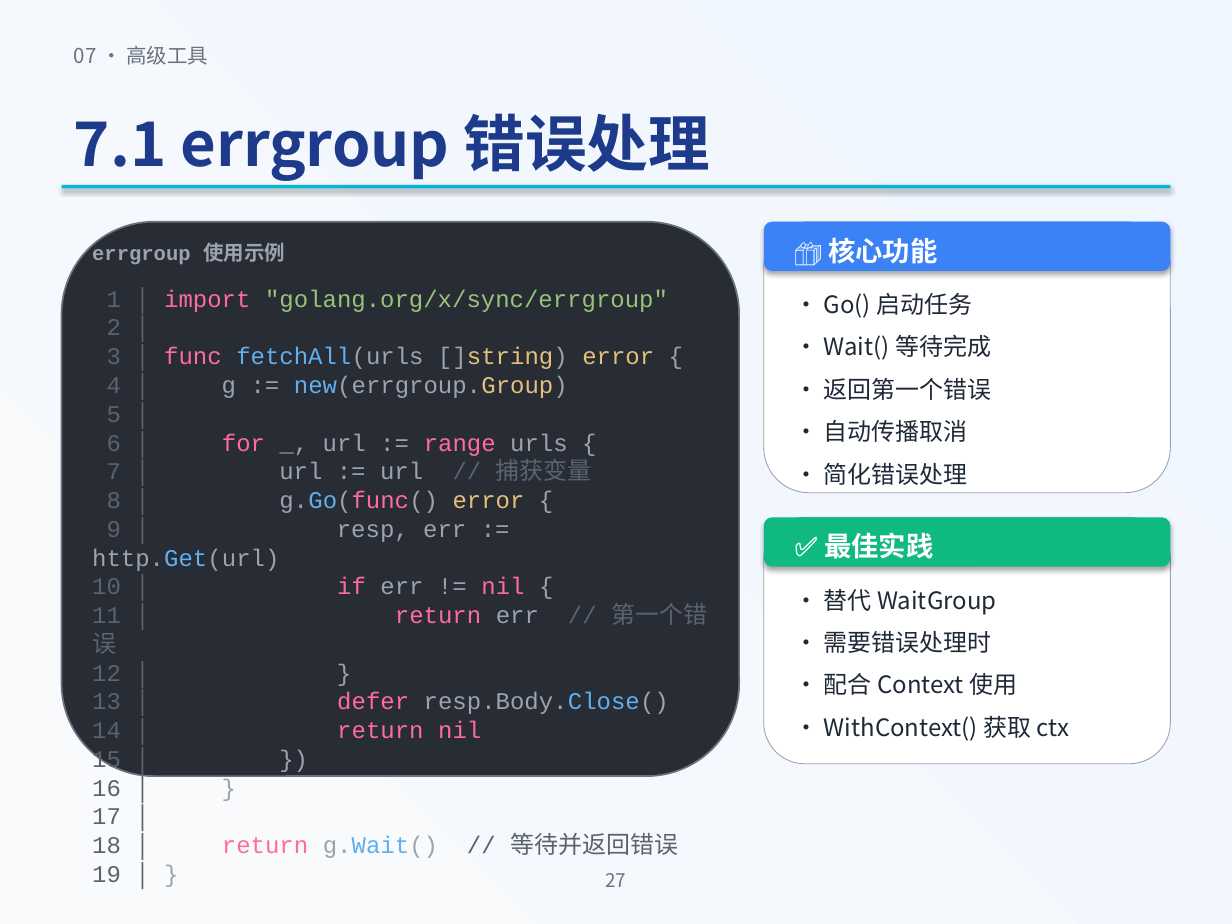
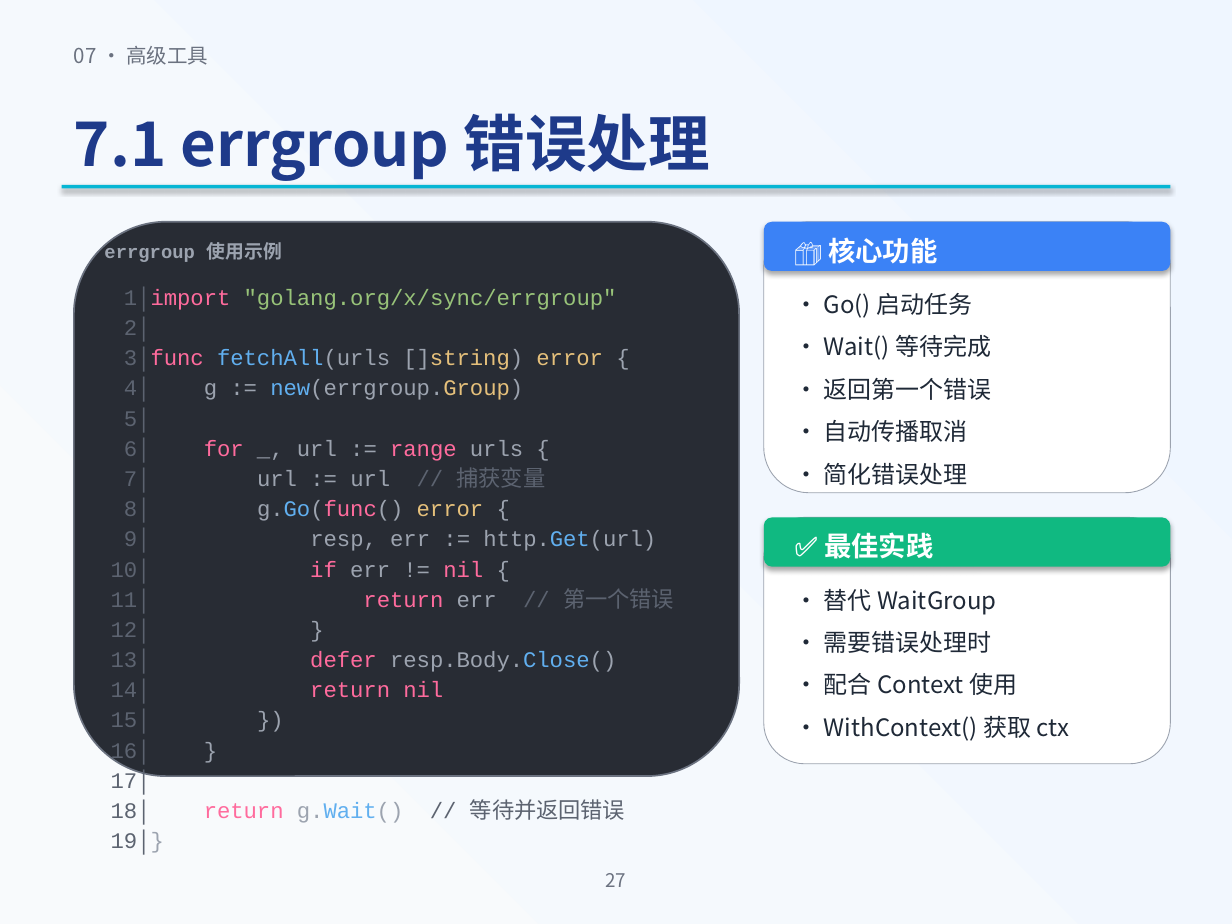
Before and after one commit to baiwangea/go-study, a slide deck: slide 21 of 03-go-concurrency/Go并发编程课程.pptx. Drawn at 1232x924 pixels with LibreOffice and Linux fonts; fonts in the diff are those of the drawing. Boxes give left, top, right and bottom in pixels: in the first picture for what was removed or moved away, otherwise in the second. Text is boxed around its words. In the diff, an @@ line names an element or a change of style, - is before the commit and + after.

```diff
--- a/03-go-concurrency/Go并发编程课程.pptx
+++ b/03-go-concurrency/Go并发编程课程.pptx
@@ rounded rectangle: place and size @@
-rounded rectangle at [62, 222, 739, 776]
+rounded rectangle at [74, 222, 739, 776]
@@ text "errgroup 使用示例": place and size @@
-text "errgroup 使用示例" at [92, 243, 285, 264]
+text "errgroup 使用示例" at [104, 242, 281, 262]
@@ text "errgroup 使用示例" at [104, 242, 281, 262]: size 12 to 11 pt @@
@@ text at [111, 289, 674, 855]: text changed; size 14 to 13 pt @@
-1 │ import "golang.org/x/sync/errgroup"
-2 │
-3 │ func fetchAll(urls []string) error {
-4 │ g := new(errgroup.Group)
-5 │
-6 │ for _, url := range urls {
-7 │ url := url // 捕获变量
-8 │ g.Go(func() error {
-9 │ resp, err := http.Get(url)
-10 │ if err != nil {
-11 │ return err // 第一个错误
-12 │ }
-13 │ defer resp.Body.Close()
-14 │ return nil
-15 │ })
-16 │ }
-17 │
-18 │ return g.Wait() // 等待并返回错误
-19 │ }
+1│import "golang.org/x/sync/errgroup"
+2│
+3│func fetchAll(urls []string) error {
+4│ g := new(errgroup.Group)
+5│
+6│ for _, url := range urls {
+7│ url := url // 捕获变量
+8│ g.Go(func() error {
+9│ resp, err := http.Get(url)
+10│ if err != nil {
+11│ return err // 第一个错误
+12│ }
+13│ defer resp.Body.Close()
+14│ return nil
+15│ })
+16│ }
+17│
+18│ return g.Wait() // 等待并返回错误
+19│}
```
Also in this commit, not shown: 15 other slides changed, 1 other file.
